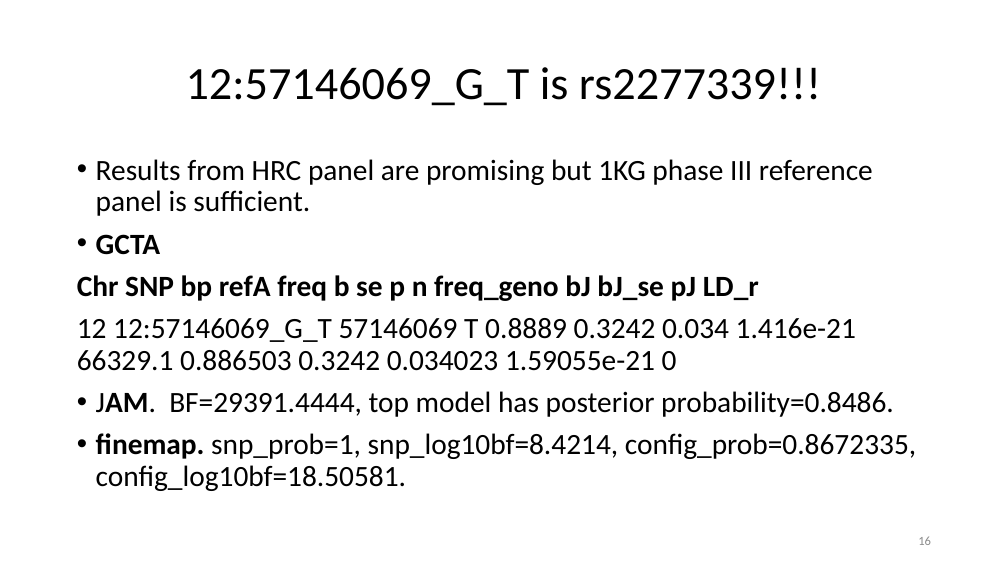
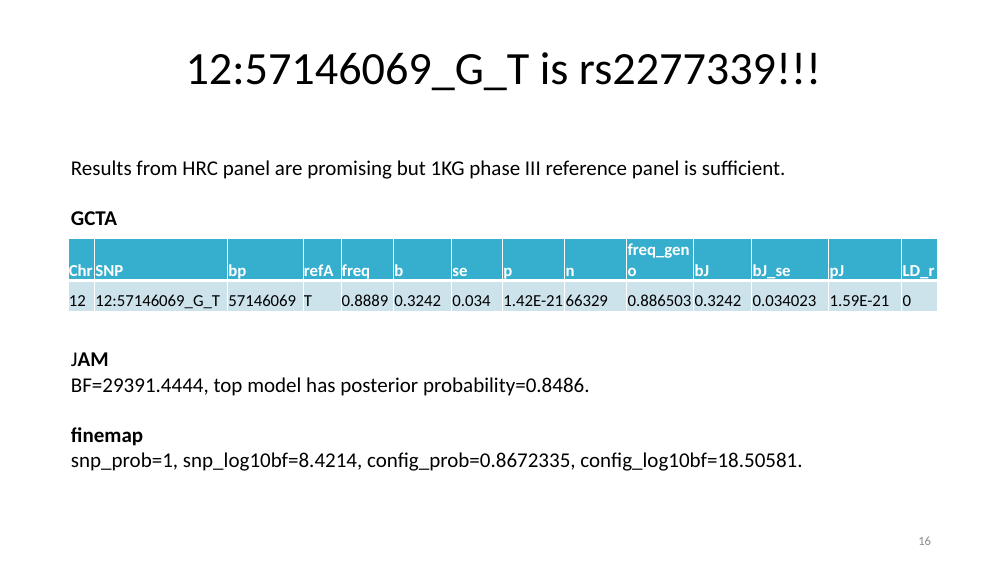
Before and after one commit to jinghuazhao/FM-pipeline, a slide deck: slide 16 of README.pptx. Drawn at 1008x567 pixels with LibreOffice and Linux fonts; fonts in the diff are those of the drawing. Boxes give left, top, right and bottom in pixels: in the first picture for what was removed or moved away, otherwise in the second. Text is boxed around its words. In the diff, an @@ line names an element or a change of style, - is before the commit and + after.

Commit message:
README

```diff
--- a/README.pptx
+++ b/README.pptx
@@ title "12:57146069_G_T is rs2277339!!!": place and size @@
-title "12:57146069_G_T is rs2277339!!!" at (186,67,821,106)
+title "12:57146069_G_T is rs2277339!!!" at (186,52,821,91)
@@ text added at (71,160,786,225), 20 pt, text #000000 @@
+Results from HRC panel are promising but 1KG phase III reference panel is sufficient.
+GCTA
@@ text removed at (77,159,916,491) @@
-• Results from HRC panel are promising but 1KG phase III reference panel is sufficient.
-• GCTA
-Chr SNP bp refA freq b se p n freq_geno bJ bJ_se pJ LD_r
-12 12:57146069_G_T 57146069 T 0.8889 0.3242 0.034 1.416e-21 66329.1 0.886503 0.3242 0.034023 1.59055e-21 0
-• JAM. BF=29391.4444, top model has posterior probability=0.8486.
-• finemap. snp_prob=1, snp_log10bf=8.4214, config_prob=0.8672335, config_log10bf=18.50581.
@@ table added at (68,239,938,313), 2 rows, 14 columns @@
+Chr | SNP | bp | refA | freq | b | se | p | n | freq_geno | bJ | bJ_se | pJ | LD_r
+12 | 12:57146069_G_T | 57146069 | T | 0.8889 | 0.3242 | 0.034 | 1.42E-21 | 66329 | 0.886503 | 0.3242 | 0.034023 | 1.59E-21 | 0
@@ text added at (71,352,802,471), 20 pt, text #000000 @@
+JAM
+BF=29391.4444, top model has posterior probability=0.8486.
+finemap
+snp_prob=1, snp_log10bf=8.4214, config_prob=0.8672335, config_log10bf=18.50581.
```
